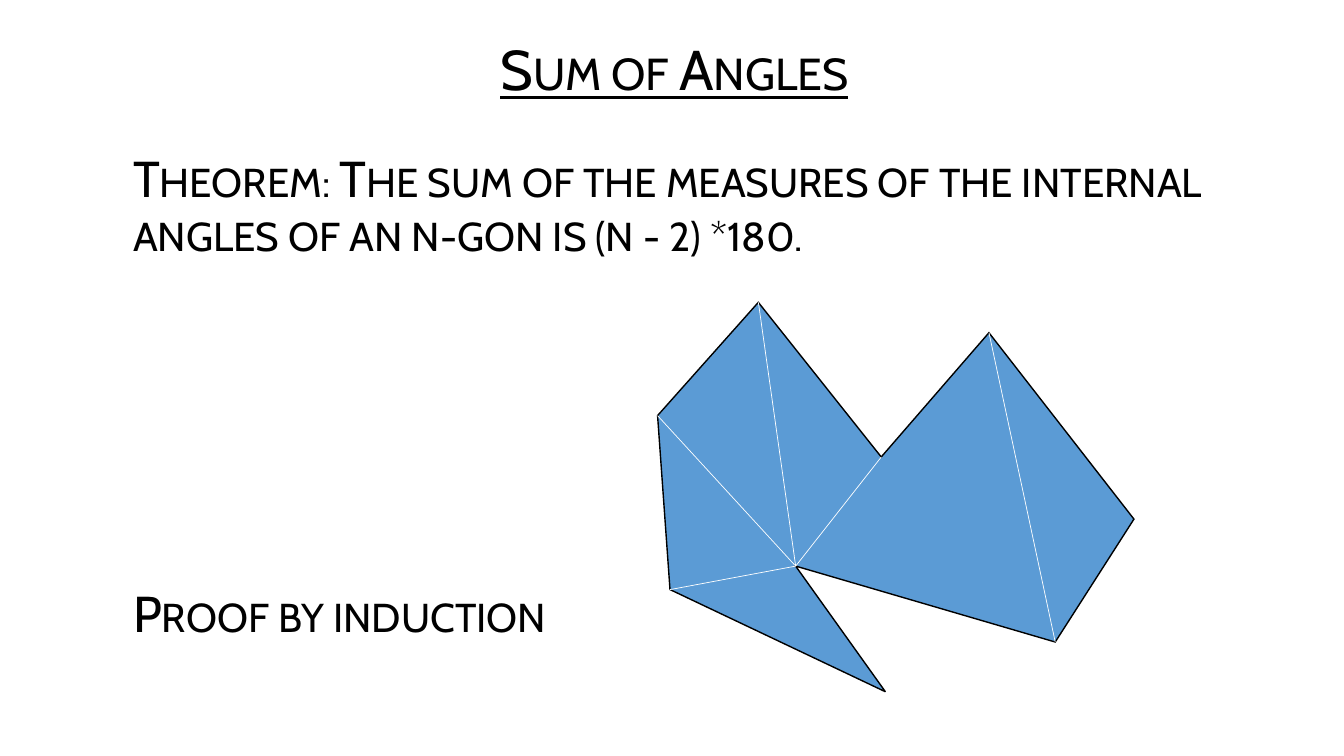
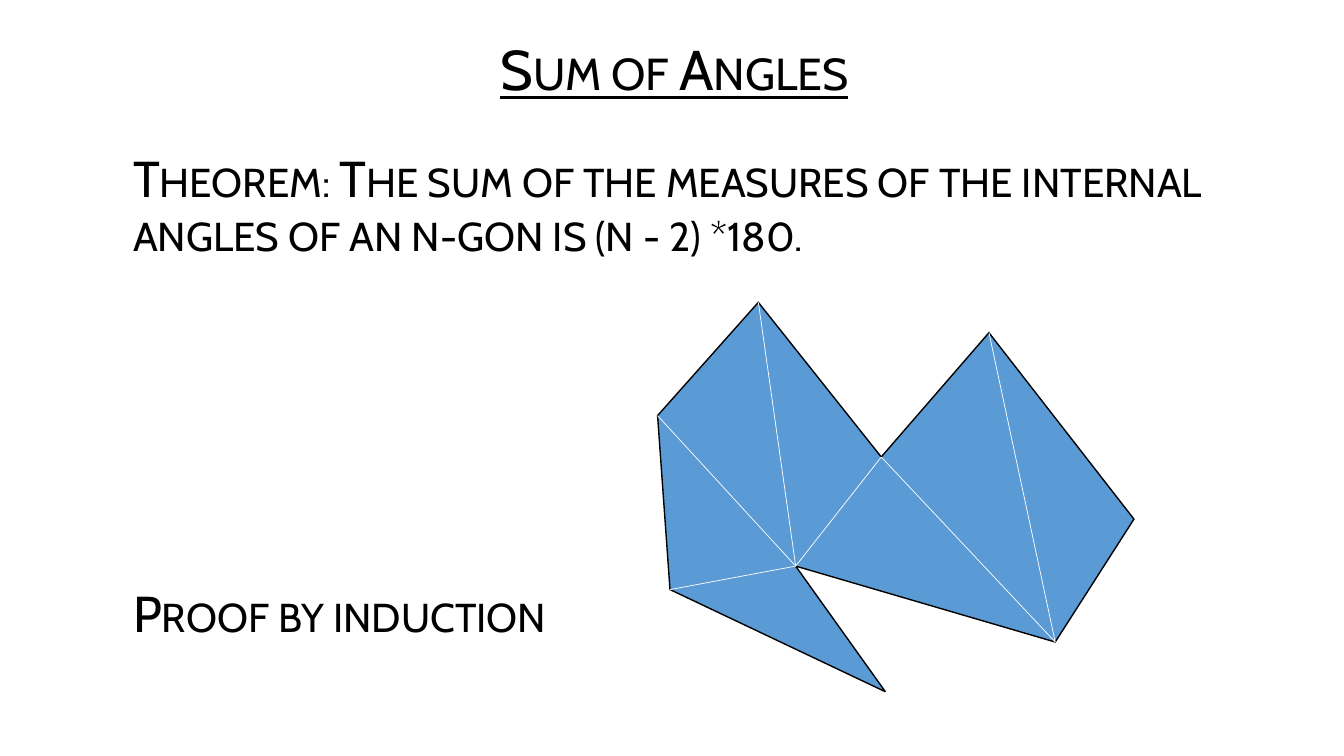
Before and after one commit to USFDataVisualization/Computational-Geometry-Lecture, a slide deck: slide 29 of L04-polygons.pptx. Drawn at 1344x756 pixels with LibreOffice and Linux fonts; fonts in the diff are those of the drawing; background and template pictures are left out. Boxes give left, top, right and bottom in pixels: in the first picture for what was removed or moved away, otherwise in the second. Text is boxed around its words. In the diff, an @@ line names an element or a change of style, - is before the commit and + after.

```diff
--- a/L04-polygons.pptx
+++ b/L04-polygons.pptx
@@ line added from (1056, 642) to (881, 457), #FFFFFF 0.5 pt @@
```
Also in this commit, not shown: 9 other files.
